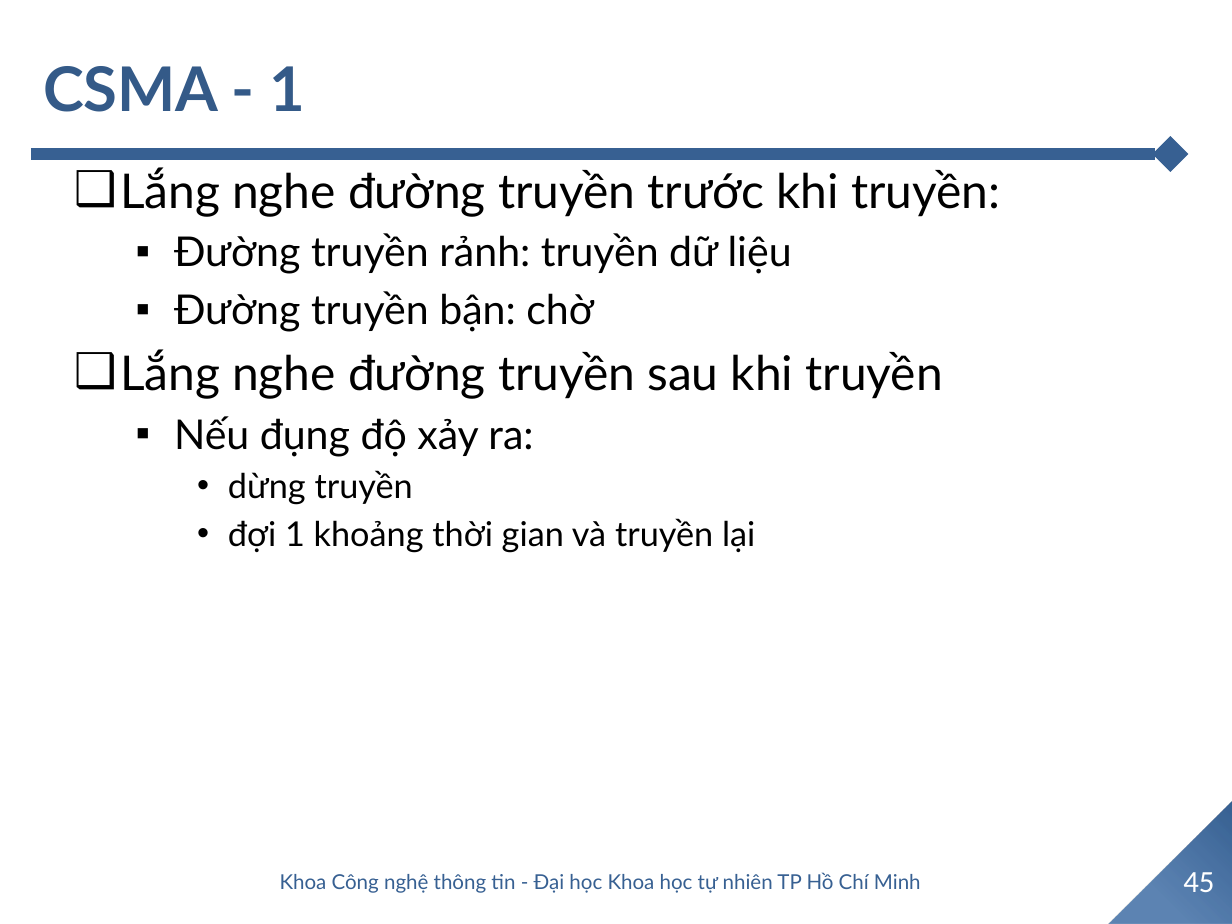
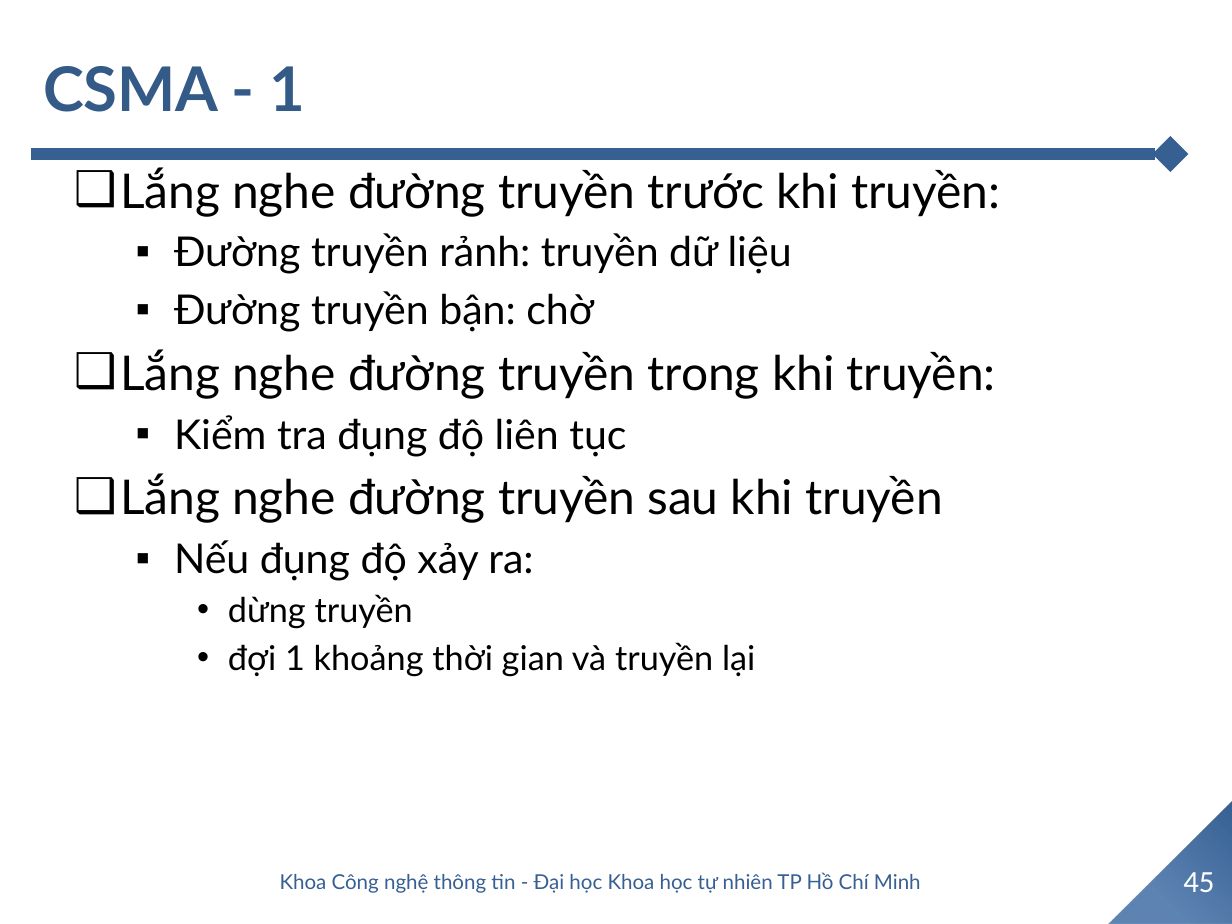
Before and after one commit to TommyandTina/Linux-Lab, a slide deck: slide 45 of APR-2024/0404/06a. Link layer.pptx. Drawn at 1232x924 pixels with LibreOffice and Linux fonts; fonts in the diff are those of the drawing; background and template pictures are left out. Boxes give left, top, right and bottom in pixels: in the first picture for what was removed or moved away, otherwise in the second. Text is boxed around its words. In the diff, an @@ line names an element or a change of style, - is before the commit and + after.

```diff
--- a/APR-2024/0404/06a. Link layer.pptx
+++ b/APR-2024/0404/06a. Link layer.pptx
@@ text at (x1=120, y1=349, x2=996, y2=457): paragraphs added @@
+❑ Lắng nghe đường truyền trong khi truyền:
+  ▪ Kiểm tra đụng độ liên tục
```
Also in this commit, not shown: 34 other slides changed, 26 other files.
